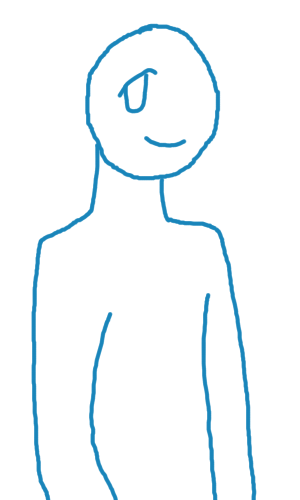
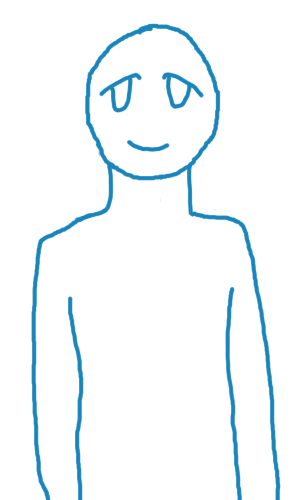
Layered file, before and after one edit (300x500). Changes by layer:
painted on "sketch" over [68,68,281,500]
